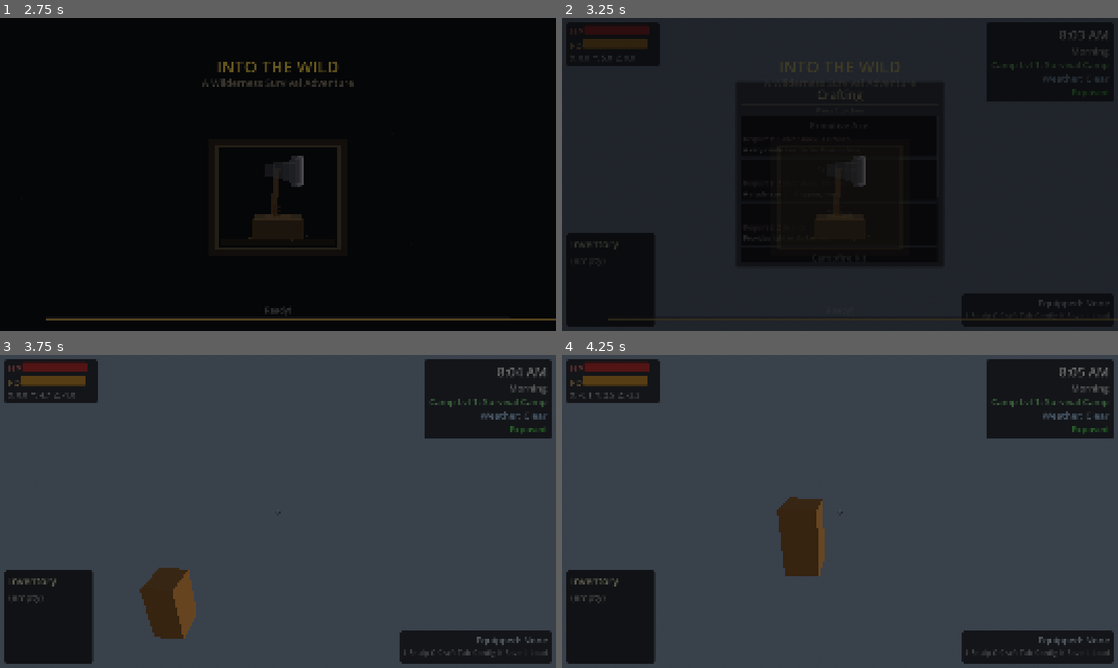
Above: before the commit, frames 1-4 (two rows, left to right).
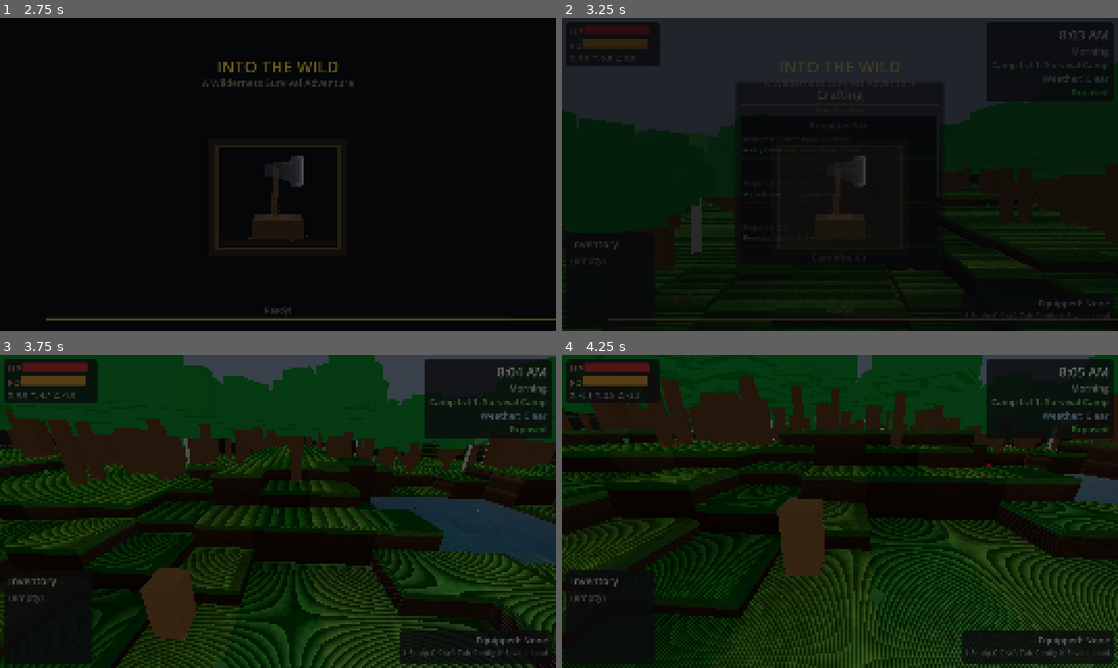
Above: after the commit, the same moments.

Repository: adchamberlain/into-the-wild
Game: Godot game, scene res://scenes/main.tscn
Same seed, same stepped clock (60 frames per second), same inputs: the game is played once before the commit and once after it.
Inputs (mouse positions are in pixels of both pictures, inside the frame that each line leads up to):
- Up to frame 1 (2.75 s): tap Enter at 0.5, 2 s; move the mouse to (305, 174) at 0.52 s; hold F (eat) 0.53-1.28 s; hold W (move_forward) from 0.53 s (still down); click (305, 174) at 0.67 s; tap Space (jump) at 0.77, 1.07, 1.25, 1.52, 1.82 s; move the mouse to (250, 174) at 1.27 s; tap E (interact) at 1.35 s; move the mouse to (289, 168) at 2.02 s; hold M (move_structure) from 2.03 s (still down)
- Up to frame 2 (3.25 s): keep holding W (move_forward); move the mouse to (834, 180) at 2.77 s; release M (move_structure) at 2.78 s; tap C (open_crafting) at 2.85 s; click (834, 180) at 2.92 s; tap Space (jump) at 3.02 s
- Up to frame 3 (3.75 s): tap Space (jump) at 3.32 s; tap C (open_crafting) at 3.5 s; move the mouse to (444, 558) at 3.52 s; release W (move_forward) at 3.53 s; hold A (move_left) from 3.53 s (still down); hold Shift (sprint) from 3.53 s (still down)
- Up to frame 4 (4.25 s): keep holding A (move_left); keep holding Shift (sprint); tap Space (jump) at 3.77, 4.07 s

Frame 1 is identical in both runs. In frame 2, 42% of the frame differs, in the area x 0-100%, y 14-100%; in frame 3, 80%; in frame 4, 82%, in the area x 0-100%, y 0-100%.
Error before the commit: Parse Error: Identifier "__local_resource_index" not declared in the current scope. (res://scripts/world/terrain_chunk.gd:1000)

Commit message:
Fix remaining double-underscore in _local_resource_index reset
Co-Authored-By: Claude Opus 4.6 <noreply@anthropic.com>

Diff:
--- a/scripts/world/terrain_chunk.gd
+++ b/scripts/world/terrain_chunk.gd
@@ -997,7 +997,7 @@
 
 	var resource_grid_size: float = 5.0  # Larger grid for resources - fewer checks, better performance
 	var resources_spawned_this_batch: int = 0
-	__local_resource_index = 0
+	_local_resource_index = 0
 
 	var x: float = 0.0
 	while x < chunk_world_size:
